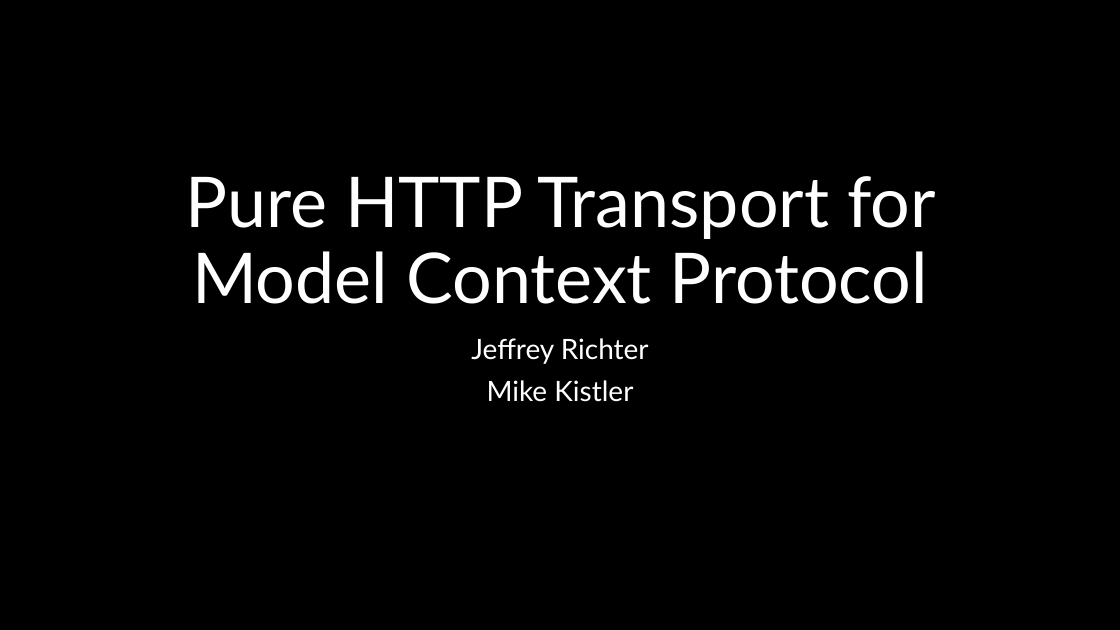
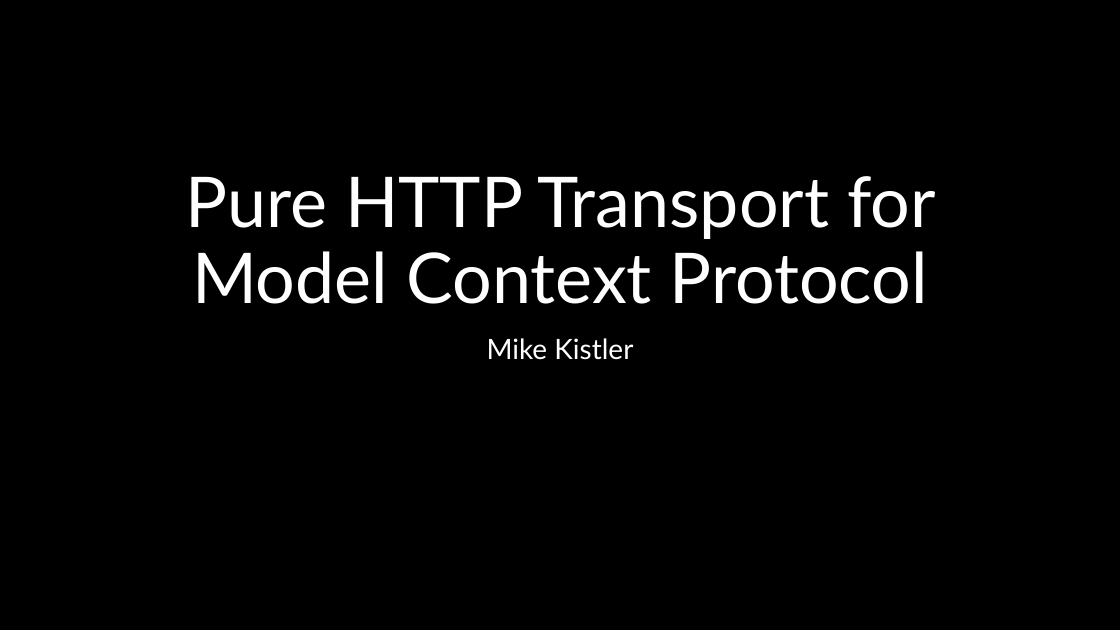
Before and after one commit to mikekistler/pure-http-transport, a slide deck: slide 1 of Pure-HTTP-Transport-for-MCP.pptx. Drawn at 1120x630 pixels with LibreOffice and Linux fonts; fonts in the diff are those of the drawing. Boxes give left, top, right and bottom in pixels: in the first picture for what was removed or moved away, otherwise in the second. Text is boxed around its words. In the diff, an @@ line names an element or a change of style, - is before the commit and + after.

```diff
--- a/Pure-HTTP-Transport-for-MCP.pptx
+++ b/Pure-HTTP-Transport-for-MCP.pptx
@@ subtitle at <box>471,338,649,364</box>: paragraph removed @@
-Jeffrey Richter
```
Also in this commit, not shown: 1 other slide changed, 2 other files.
